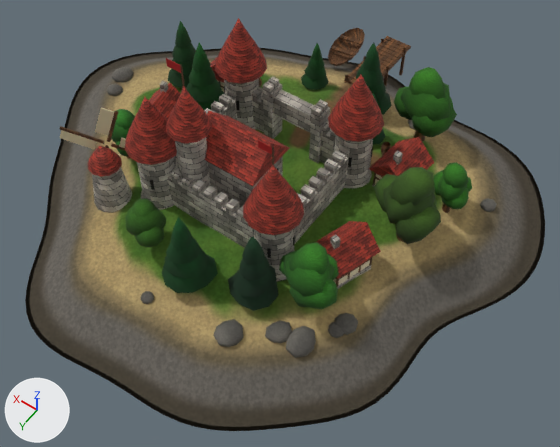
One commit to the glTF model models/ilha_medieval_realista.glb: the scene before it, then after it.
One viewpoint serves both versions: a 50 mm camera at (-8.82, 11.77, 16.8) aimed at (-1.4, 1.38, 0.46). The axes (+X, +Y, +Z) are drawn at lower left. The lights are the same throughout. The picture after the commit comes second. Vertices at exactly the same position are counted once.

The first picture shows 'MedievalIsland'.
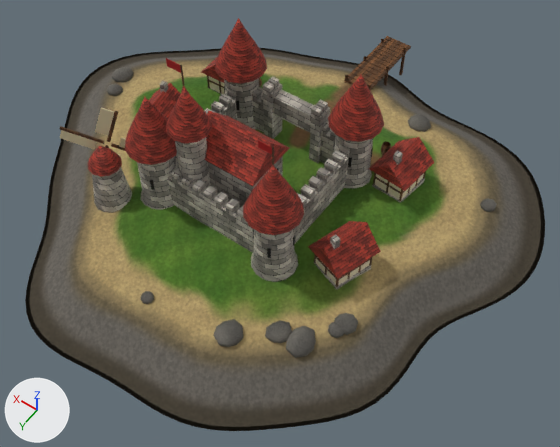
Commit message: fix:removendo objetos do modelo da ilha e refazendo a colisao

Pixel boxes [x1, y1, x2, y2] of what changed, in the pictures (560 x 447 px):
```json
{"part": 1, "of": "me_medievalisland", "change": "deleted", "before": [111, 21, 472, 311], "on screen": "green"}
```

The change, as JSON lines over the scene's bpy script:
```json
{"block": "me_medievalisland", "where": "# used by ob_medievalisland; location = (0.0, 0.0, 0.0)"}
{"op": "remove", "block": "me_medievalisland", "code": "me_medievalisland.from_pydata(...)  # 12209 vertices, 22392 faces; spans x -7.5..8.1, y -7.4..7.3, z -0.8..5.1"}
{"op": "add", "block": "me_medievalisland", "code": "me_medievalisland.from_pydata(...)  # 9718 vertices, 18084 faces; spans x -7.5..8.1, y -7.4..7.3, z -0.8..5.1"}
{"block": "me_medievalisland", "change": "me_medievalisland part 1: 74 loose pieces with 2491 vertices, spanning x -5.2..4.9, y -7.1..4.7, z -0.1..2.9, are deleted"}
{"op": "remove", "block": "me_medievalisland", "code": "me_medievalisland.materials.append(mat_foliage)"}
{"op": "remove", "block": "me_medievalisland", "code": "me_medievalisland.materials.append(mat_hull)  # picture img_image_2"}
```
